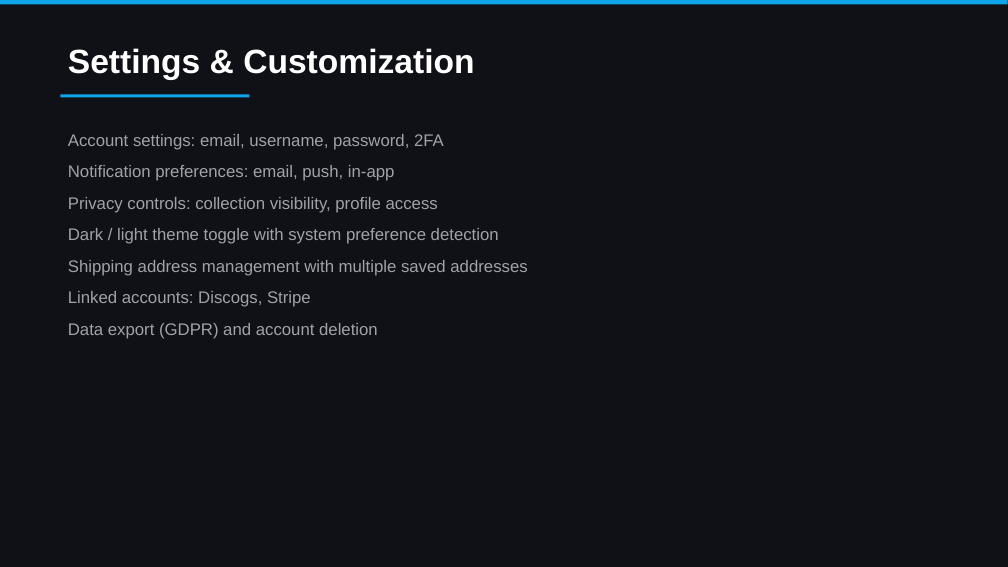
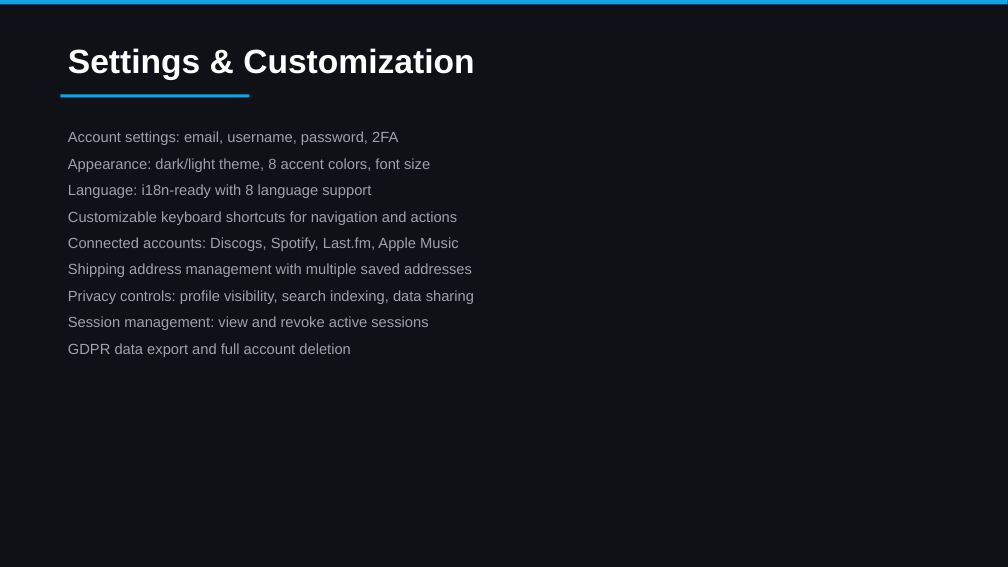
Before and after one commit to colelevy08/groovestack, a slide deck: slide 18 of GrooveStack_Overview.pptx (slide 15 before the commit). Drawn at 1008x567 pixels with LibreOffice and Linux fonts; fonts in the diff are those of the drawing. Boxes give left, top, right and bottom in pixels: in the first picture for what was removed or moved away, otherwise in the second. Text is boxed around its words. In the diff, an @@ line names an element or a change of style, - is before the commit and + after.

```diff
--- a/GrooveStack_Overview.pptx
+++ b/GrooveStack_Overview.pptx
@@ text at <box>68,131,472,277</box>: size 16 to 14 pt in "Account settings: email, username, password, 2FA", "Shipping address management with multiple saved addresses"; line spacing 1.25 to 1.2; less space between paragraphs @@
@@ text at <box>68,158,458,251</box>: text changed; size 16 to 14 pt @@
-Notification preferences: email, push, in-app
-Privacy controls: collection visibility, profile access
-Dark / light theme toggle with system preference detection
+Appearance: dark/light theme, 8 accent colors, font size
+Language: i18n-ready with 8 language support
+Customizable keyboard shortcuts for navigation and actions
+Connected accounts: Discogs, Spotify, Last.fm, Apple Music
@@ text at <box>68,290,474,357</box>: text changed; size 16 to 14 pt @@
-Linked accounts: Discogs, Stripe
-Data export (GDPR) and account deletion
+Privacy controls: profile visibility, search indexing, data sharing
+Session management: view and revoke active sessions
+GDPR data export and full account deletion
```
Also in this commit, not shown: 28 other slides changed, 7 slides added, 2 other files.
